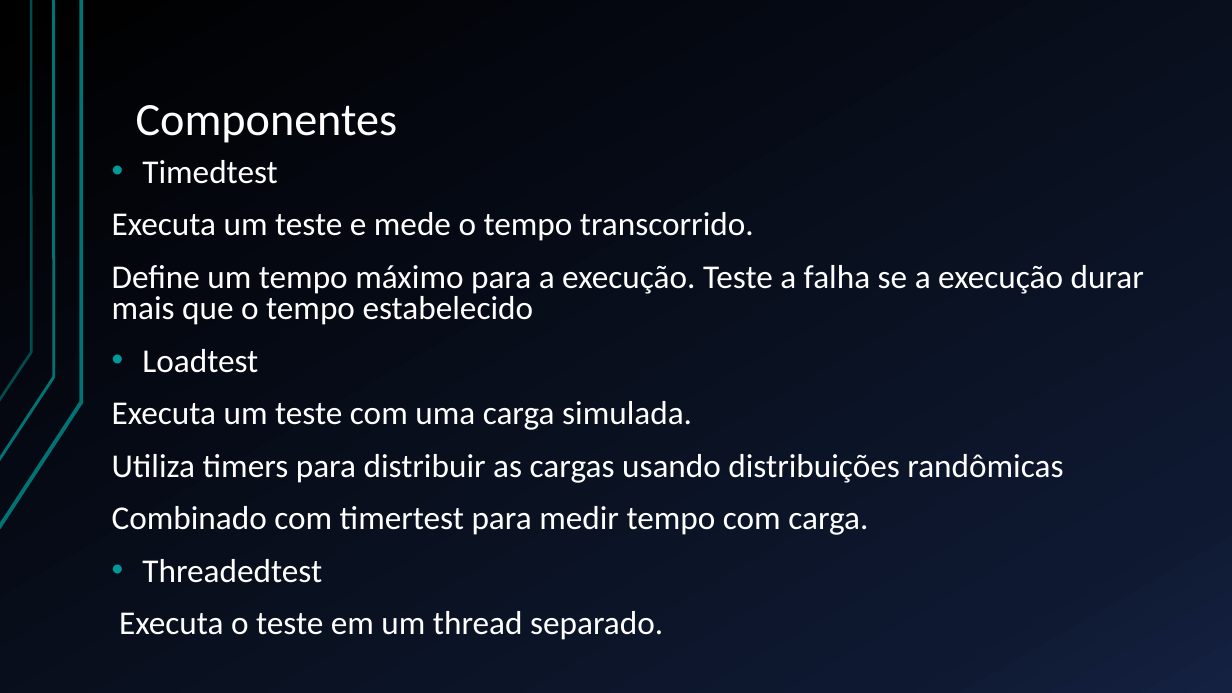
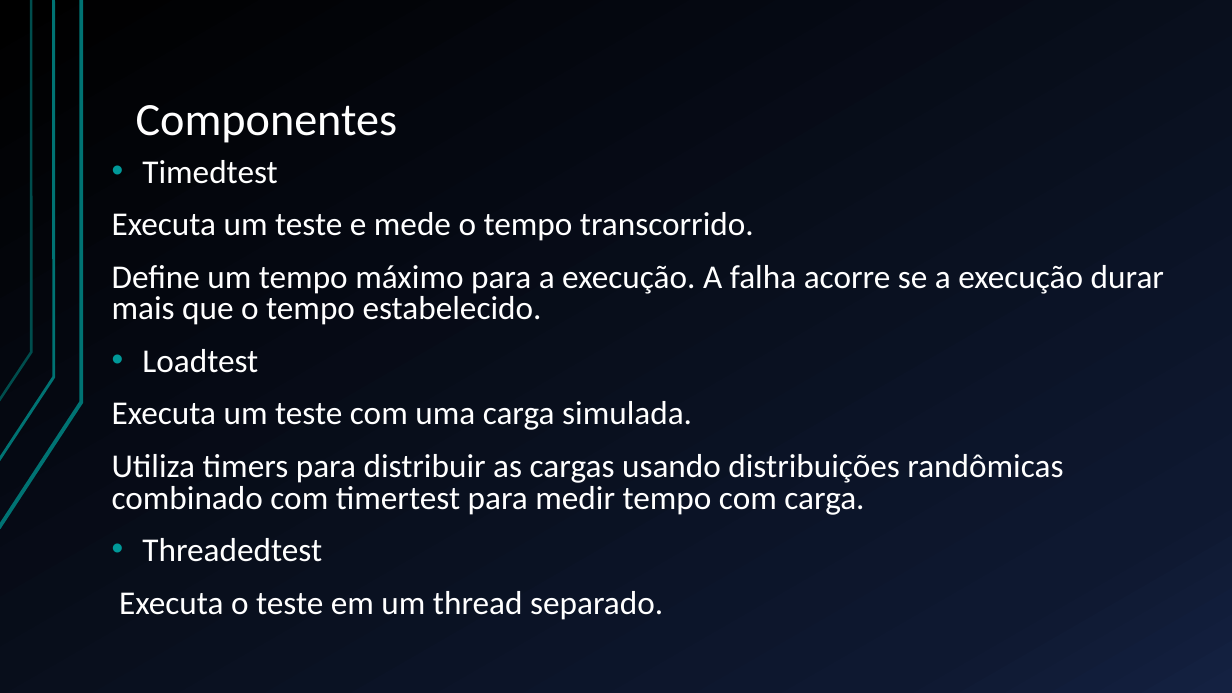
Before and after one commit to BrunoFelix/Restoran, a slide deck: slide 29 of Docs/Apresentação TSW-Atualizada.pptx. Drawn at 1232x693 pixels with LibreOffice and Linux fonts; fonts in the diff are those of the drawing. Boxes give left, top, right and bottom in pixels: in the first picture for what was removed or moved away, otherwise in the second. Text is boxed around its words. In the diff, an @@ line names an element or a change of style, - is before the commit and + after.

Commit message:
Mudanças (Referente aos testes) na Sala de Aula
...

```diff
--- a/Docs/Apresentação TSW-Atualizada.pptx
+++ b/Docs/Apresentação TSW-Atualizada.pptx
@@ text at (112,265,1164,325): text changed @@
-Define um tempo máximo para a execução. Teste a falha se a execução durar mais que o tempo estabelecido
+Define um tempo máximo para a execução. A falha acorre se a execução durar mais que o tempo estabelecido.
@@ text at (112,454,1063,515): text changed @@
-Utiliza timers para distribuir as cargas usando distribuições randômicas
-Combinado com timertest para medir tempo com carga.
+Utiliza timers para distribuir as cargas usando distribuições randômicas combinado com timertest para medir tempo com carga.
```
Also in this commit, not shown: 7 other slides changed, 5 other files.
